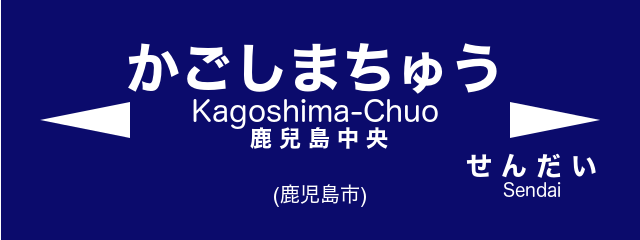
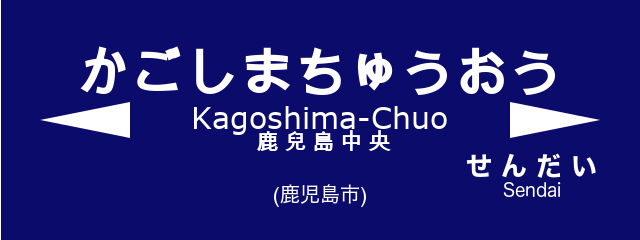
The second (640, 240) image is a revision of the first. Changes to its layers:
painted on "駅名" over (80, 43, 555, 152)
